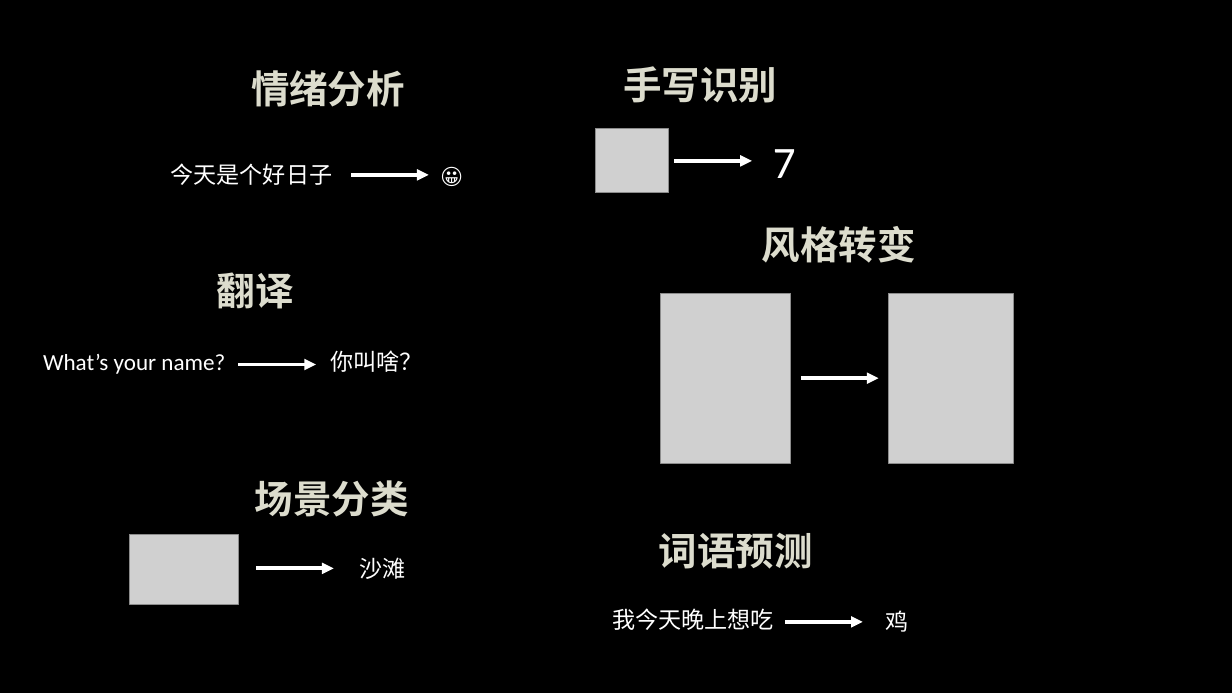
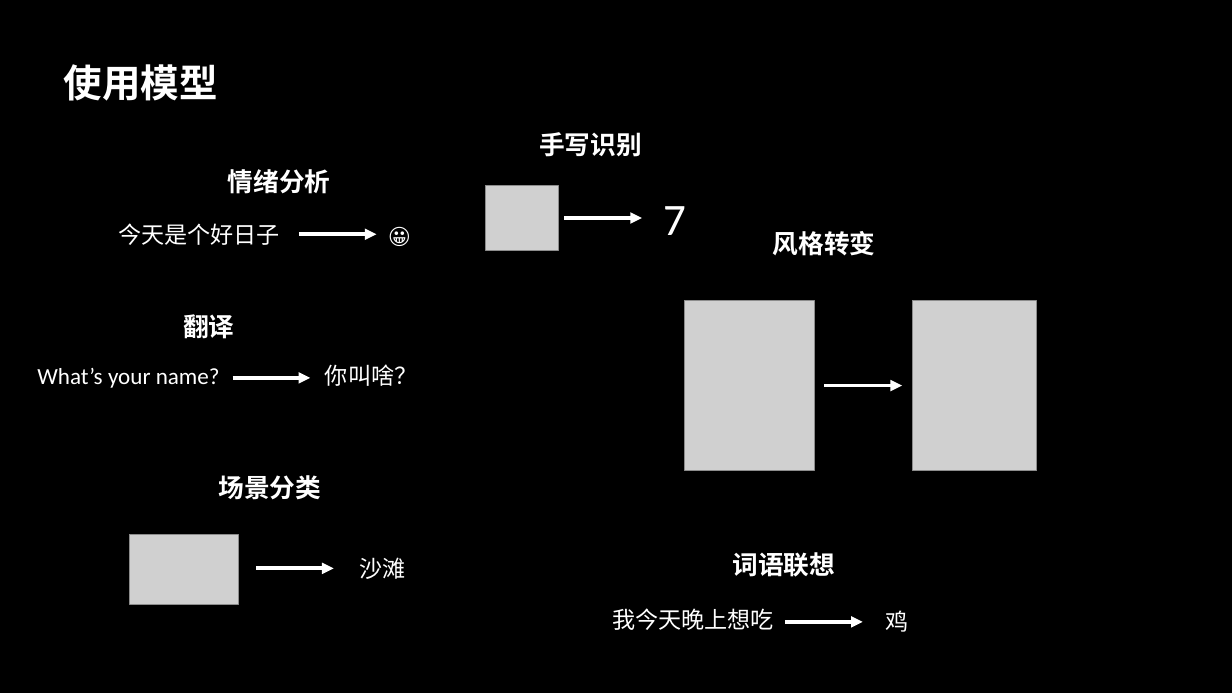
Before and after one commit to GuanyiLL/Study, a slide deck: slide 9 of Swift/CoreMLResearching/CoreML.pptx. Drawn at 1232x693 pixels with LibreOffice and Linux fonts; fonts in the diff are those of the drawing; grey boxes stand for pictures. Boxes give left, top, right and bottom in pixels: in the first picture for what was removed or moved away, otherwise in the second. Text is boxed around its words. In the diff, an @@ line names an element or a change of style, - is before the commit and + after.

```diff
--- a/Swift/CoreMLResearching/CoreML.pptx
+++ b/Swift/CoreMLResearching/CoreML.pptx
@@ text added at bbox=[64, 64, 218, 101], 30 pt, text #FFFFFF, bold @@
+使用模型
@@ size 30 to 20 pt, text colour #DCDCCD to #FFFFFF in 5 elements at bbox=[773, 231, 876, 256], bbox=[218, 475, 321, 500], bbox=[183, 314, 234, 339], bbox=[228, 169, 331, 194], bbox=[539, 132, 642, 157] @@
@@ text "手写识别": place and size @@
-text "手写识别" at bbox=[623, 66, 777, 103]
+text "手写识别" at bbox=[539, 132, 642, 157]
@@ text "情绪分析": place and size @@
-text "情绪分析" at bbox=[251, 70, 405, 107]
+text "情绪分析" at bbox=[228, 169, 331, 194]
@@ picture: place and size @@
-picture at bbox=[595, 128, 668, 192]
+picture at bbox=[485, 186, 558, 250]
@@ text "7": place and size @@
-text "7" at bbox=[773, 149, 796, 178]
+text "7" at bbox=[663, 206, 686, 235]
@@ text "今天是个好日子": place and size @@
-text "今天是个好日子" at bbox=[171, 163, 333, 185]
+text "今天是个好日子" at bbox=[118, 223, 280, 245]
@@ arrow moved from (351, 175) - (429, 175) to (299, 235) - (376, 235) @@
@@ text "😀": place and size @@
-text "😀" at bbox=[433, 156, 472, 193]
+text "😀" at bbox=[380, 215, 420, 252]
@@ arrow moved from (675, 161) - (752, 161) to (565, 218) - (642, 218) @@
@@ text "风格转变": place and size @@
-text "风格转变" at bbox=[762, 226, 916, 263]
+text "风格转变" at bbox=[773, 231, 876, 256]
@@ text "翻译": place and size @@
-text "翻译" at bbox=[217, 272, 294, 309]
+text "翻译" at bbox=[183, 314, 234, 339]
@@ 2 texts, 1 arrow: place and size @@
-2 texts, 1 arrow at bbox=[43, 350, 423, 374]
+2 texts, 1 arrow at bbox=[37, 364, 417, 388]
@@ 2 pictures, 1 arrow: place and size @@
-2 pictures, 1 arrow at bbox=[661, 294, 1014, 464]
+2 pictures, 1 arrow at bbox=[685, 301, 1037, 471]
@@ text "场景分类": place and size @@
-text "场景分类" at bbox=[255, 480, 409, 517]
+text "场景分类" at bbox=[218, 475, 321, 500]
@@ text at bbox=[732, 552, 835, 577]: text changed; size 30 to 20 pt; text colour #DCDCCD to #FFFFFF @@
-词语预测
+词语联想
```
Also in this commit, not shown: 3 other slides changed, 2 slides added.
